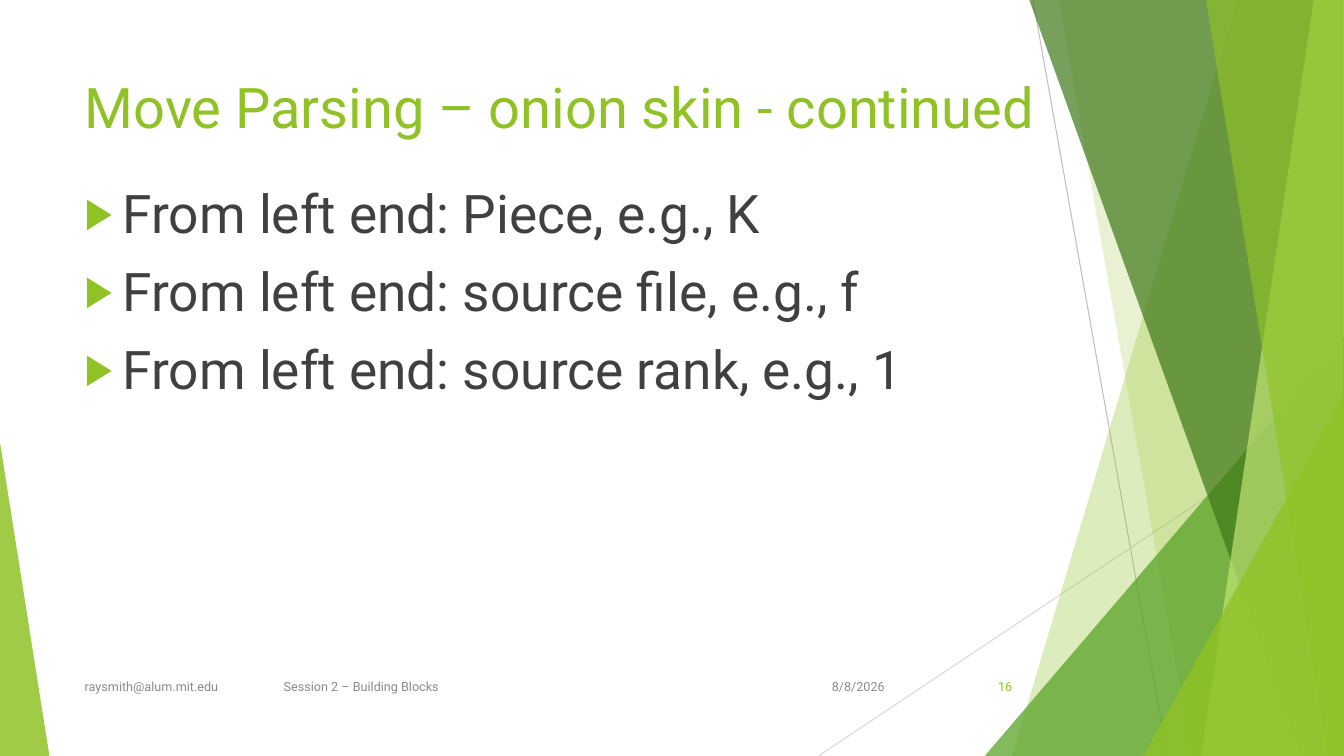
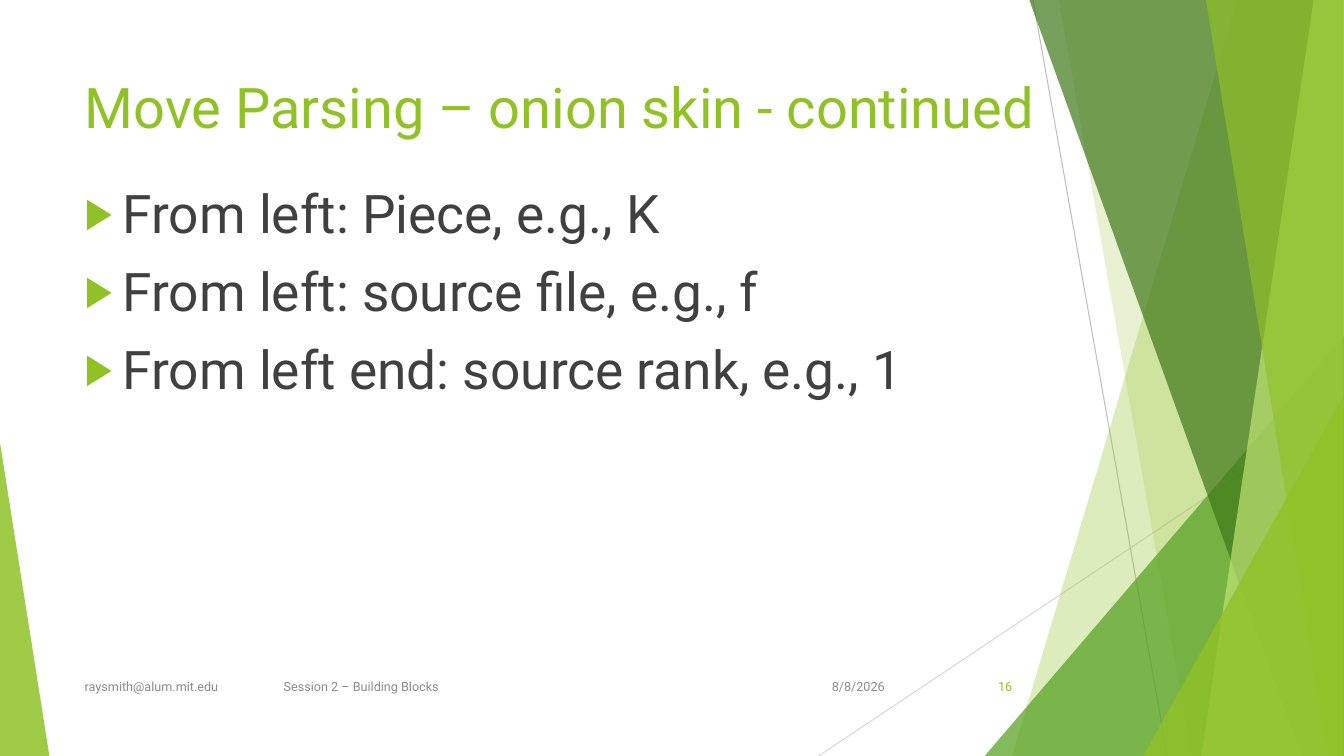
Before and after one commit to raysmith619/chess, a slide deck: slide 16 of Docs/Chess Display and Computers.pptx. Drawn at 1344x756 pixels with LibreOffice and Linux fonts; fonts in the diff are those of the drawing. Boxes give left, top, right and bottom in pixels: in the first picture for what was removed or moved away, otherwise in the second. Text is boxed around its words. In the diff, an @@ line names an element or a change of style, - is before the commit and + after.

Commit message:
A few more move parsing chanes.

```diff
--- a/Docs/Chess Display and Computers.pptx
+++ b/Docs/Chess Display and Computers.pptx
@@ text at bbox=[123, 192, 758, 322]: text changed @@
-▶ From left end: Piece, e.g., K
-▶ From left end: source file, e.g., f
+▶ From left: Piece, e.g., K
+▶ From left: source file, e.g., f
```
